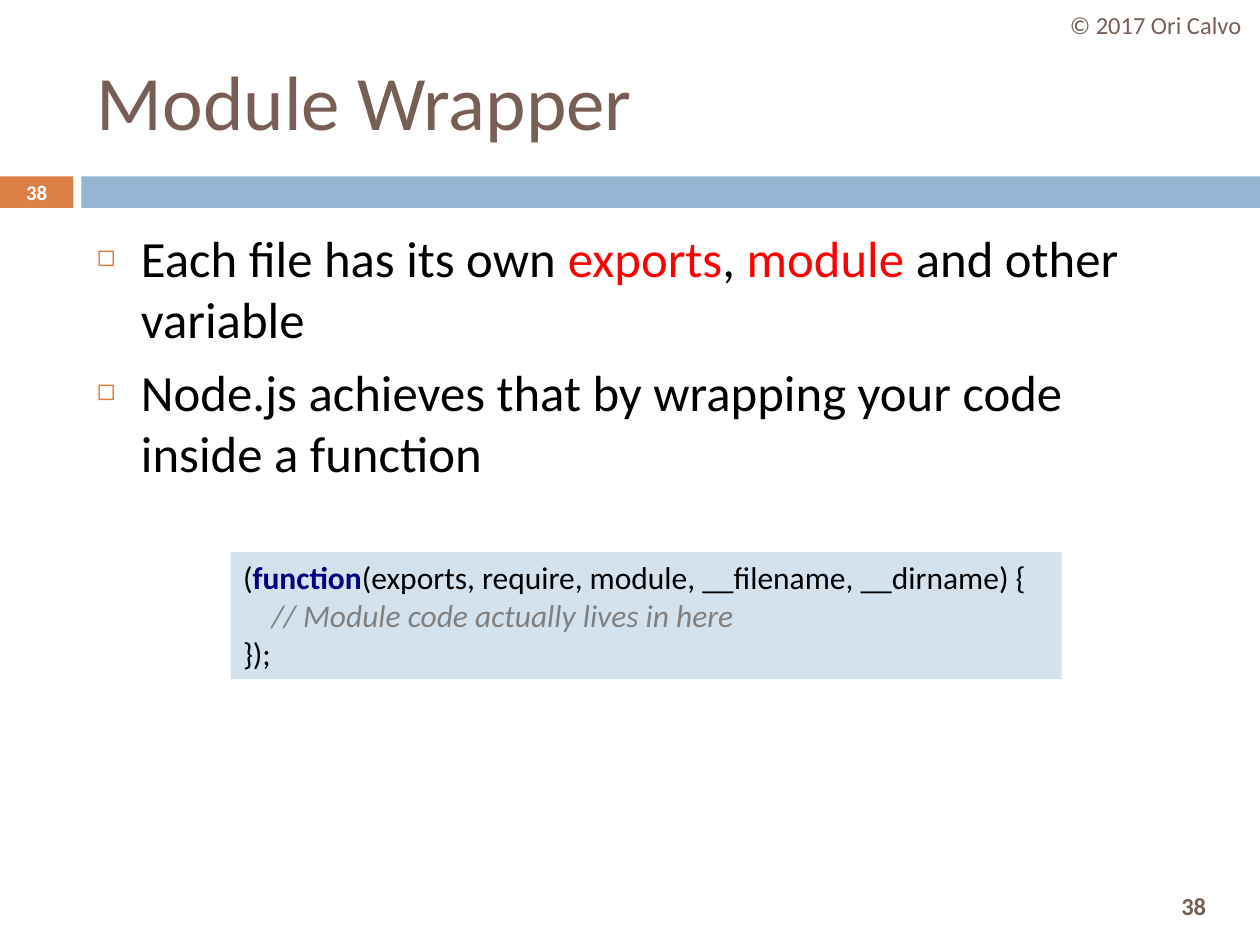
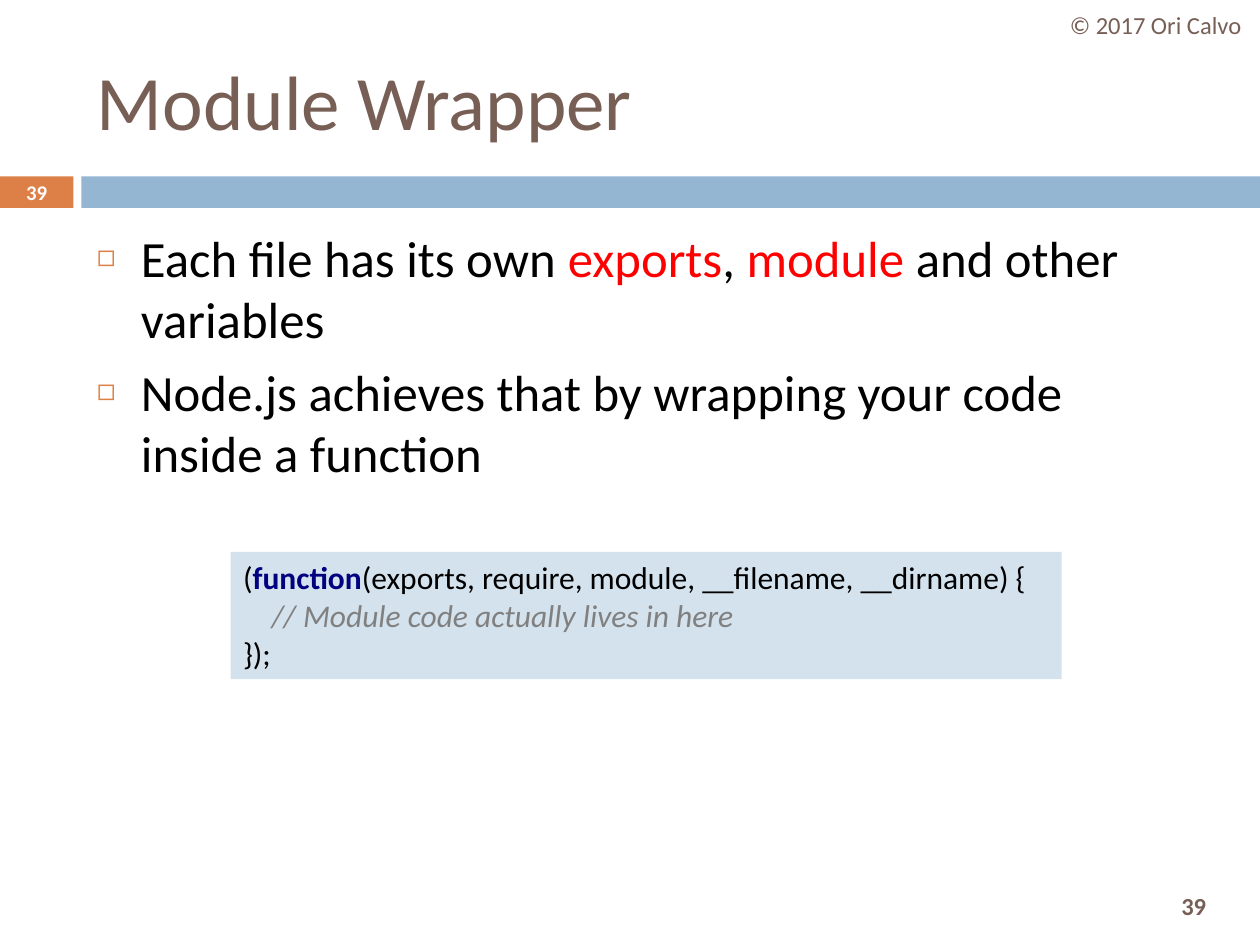
Before and after one commit to oricalvo/course-nodejs, a slide deck: slide 39 of PPTs/03 Introducing NodeJS.pptx (slide 38 before the commit). Drawn at 1260x945 pixels with LibreOffice and Linux fonts; fonts in the diff are those of the drawing. Boxes give left, top, right and bottom in pixels: in the first picture for what was removed or moved away, otherwise in the second. Text is boxed around its words. In the diff, an @@ line names an element or a change of style, - is before the commit and + after.

```diff
--- a/PPTs/03 Introducing NodeJS.pptx
+++ b/PPTs/03 Introducing NodeJS.pptx
@@ page number at box(26, 186, 47, 200): text changed @@
-38
+39
@@ text at box(141, 241, 1118, 339): text changed @@
-◻ Each file has its own exports, module and other variable
+◻ Each file has its own exports, module and other variables
@@ page number at box(1181, 899, 1206, 915): text changed @@
-38
+39
```
Also in this commit, not shown: 12 other slides changed, 1 slide added, 27 other files.
